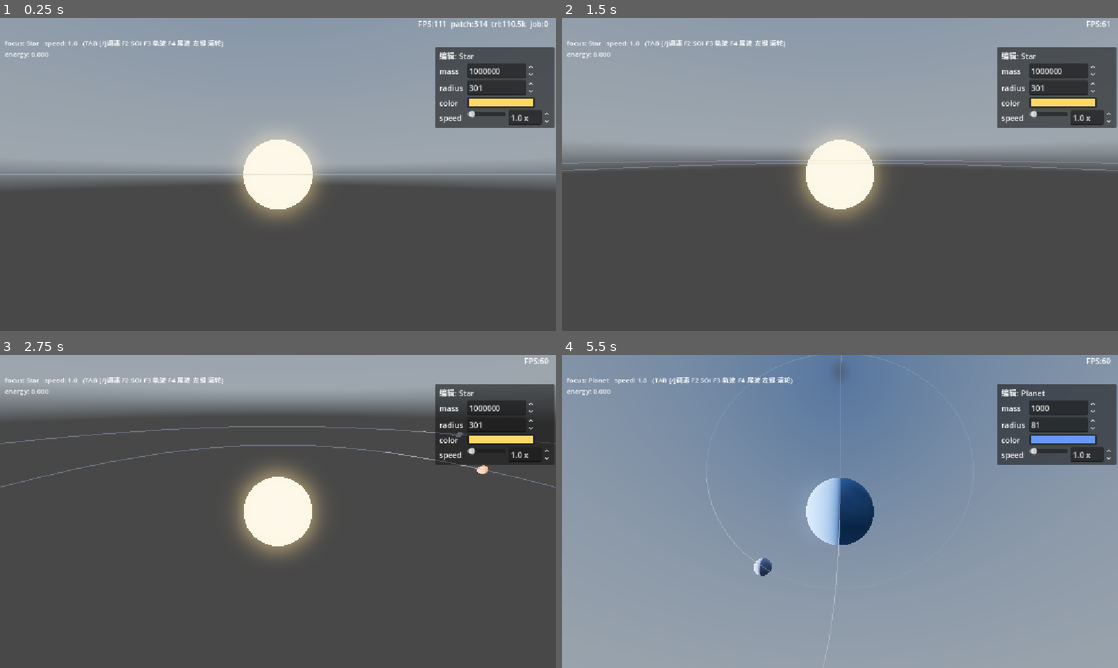
Above: before the commit, frames 1-4 (two rows, left to right).
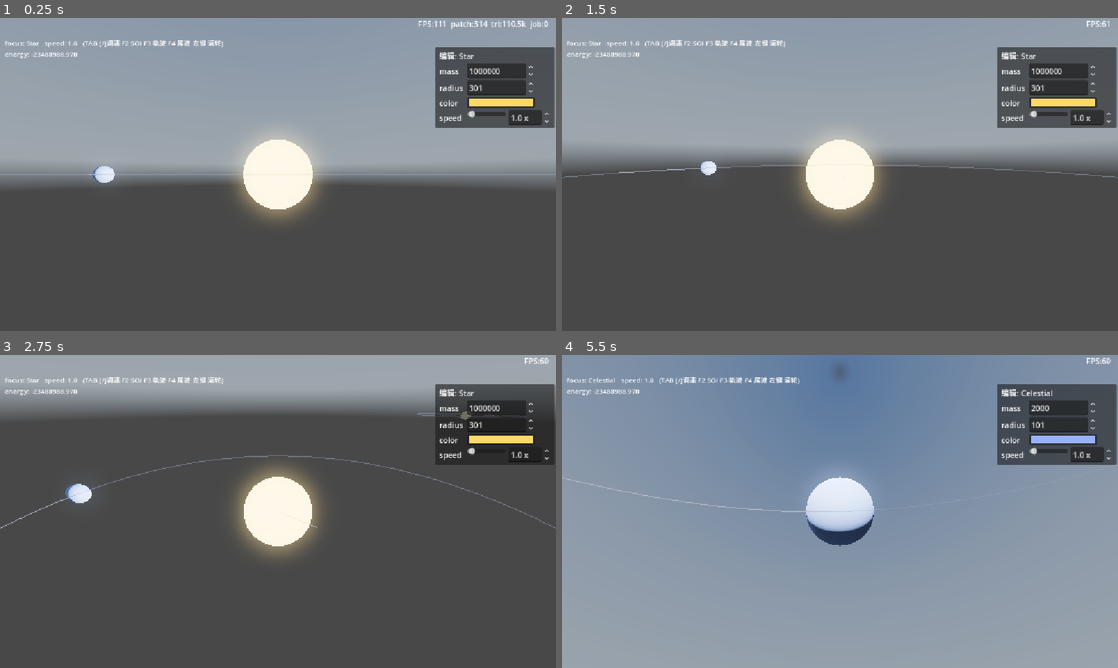
Above: after the commit, the same moments.

Repository: xiaobaibaix/stellar_era_godot
Game: Godot game, scene res://scenes/main.tscn
The game is run twice, just before and just after one commit, with the same random seed, the same clock (stepped at 60 frames per second) and the same inputs. A sky picture missing from this copy of the repository is replaced by a grey-blue gradient.
Inputs (mouse positions are in pixels of both pictures, inside the frame that each line leads up to):
- Up to frame 1 (0.25 s): no input
- Up to frame 2 (1.5 s): tap Enter at 0.5 s; move the mouse to (962, 158) at 0.52 s; hold D 0.53-1.25 s; hold Q 0.53-1.25 s; click (962, 158) at 0.67 s; tap Space at 0.77 s; drag from (728, 190) to (812, 237) at 1.27 s
- Up to frame 3 (2.75 s): move the mouse to (333, 442) at 2.02 s; hold D from 2.03 s (still down); tap Shift at 2.1 s
- Up to frame 4 (5.5 s): release D at 2.75 s; drag from (812, 574) to (673, 464) at 2.77 s; move the mouse to (1006, 558) at 3.52 s; hold A 3.53-4.25 s; tap Enter at 3.6 s; tap Space at 3.77 s; drag from (673, 464) to (756, 433) at 4.27 s; move the mouse to (867, 511) at 5.02 s; hold S from 5.03 s (still down); tap Tab at 5.1 s; click (867, 511) at 5.17 s

The runs differ from the first frame. In frame 1, 0.2% of the frame differs, in the area x 5-21%, y 10-53%; in frame 2, 1.0%; in frame 3, 1.3%; in frame 4, 2.9%, in the area x 0-96%, y 0-100%.

Commit message:
修复：运行时间久了以后产生甩出的问题

Diff:
--- a/celestial_system.gd
+++ b/celestial_system.gd
@@ -237,8 +237,12 @@
 	elif not child_systems.is_empty():
 		# 顶层"星系群": 无 dominant, 各 child_system 作质点 N 体互绕(互相制约; 双星 = N=2 特例)。
 		_init_cluster_physics()
+	# 每层 sim 都归零总动量 → 质心在局部原点静止(世界运动由 _bcx 沿父链传播)。
+	# 旧版只顶层归零, 子层(恒星系/行星系)sim 残留 add_orbiting 切向速度带来的质心动量,
+	# dominant(中心天体)被线性反推 → sim_speed 高时每帧漂移×sim_speed 放大, 长时间累积
+	# 整个子层飞散(看到的现象: 行星/卫星被越甩越远)。群层因是顶层本就归零, 故双星互绕正常。
+	sim.zero_momentum()
 	if parent_system == null:
-		sim.zero_momentum()
 		_hill_radius = _compute_top_boundary()
 
 
@@ -534,6 +538,12 @@
 	var cur: CelestialSystem = sub.parent_system
 	if cur == null or not cur.child_proxy.has(sub):
 		return null
+	# 有 dominant 的恒星系在顶层群(无 dominant)里是平等 N 体成员(双星/聚星), 互不捕获 → 归属群。
+	# 否则测"P(=sub.dominant 位)在兄弟恒星系 SOI 内"时, P 恰好落在该兄弟的 dominant(摄动源)上,
+	# _max_perturbation_ratio 因 dp2≈0 跳过该源 → η 被低估为 0 → 误判深度在内 → 把第二个恒星系
+	# reparent 进第一个。捕获只针对无 dominant 的 rogue 子系统(飞进某星 Hill 被收为行星系)。
+	if sub.dominant != null and cur.dominant == null:
+		return cur
 	var pb: Body = cur.child_proxy[sub]
 	var px: float = cur._bcx + pb.px
 	var py: float = cur._bcy + pb.py
@@ -654,9 +664,12 @@
 # 判定: 有 dominant 且非顶层的系统, 其子系统到 dominant 距离 > 本系统 Hill → 上抛到父。
 func _collect_initial_moves(sys: CelestialSystem, moves: Array) -> void:
 	if sys.dominant != null and sys.parent_system != null and sys._hill_radius > 0.0 and sys.dominant.body != null:
-		# 与 _escaped_from 一致: 逃逸目标是单成员空群(无 dominant, sys.hill≈0 无意义) → 不上抛。
+		# 父是顶层群(无 dominant) → sys 是群里的平等恒星系, 内部行星系作为封闭单元跟随,
+		# 不上抛到群层(与 _escaped_from 一致)。否则双星下 sys._hill_radius 是"群成员 Hill"
+		# (基于到群质心, ~5.9k), 小于行星轨道(~7.4k) → 行星系被误判出 Hill 搬到群层。
+		# 分层近似下群内恒星系不受伴星引力, 行星系稳定绕本星, 上抛反而错。
 		var par := sys.parent_system
-		if not (par.dominant == null and par.child_systems.size() <= 1):
+		if par.dominant != null:
 			for sub in sys.child_systems:
 				if not sys.child_proxy.has(sub):
 					continue
@@ -831,9 +844,10 @@
 	var parent: CelestialSystem = sys.parent_system
 	if parent == null:
 		return false   # 顶层不往上抛
-	# 逃逸目标是"无 dominant 的群": 仅当群是多体(>1 子系统)才有逃逸意义(双星 Roche lobe)。
-	# 单成员退化群(如空群包单恒星系, sys.hill≈0 无意义) → 不逃逸, 子天体留原系统, 避免震荡。
-	if parent.dominant == null and parent.child_systems.size() <= 1:
+	# 父是顶层群(无 dominant) → sys 是群里的平等恒星系, 其子天体/子系统作为封闭单元跟随,
+	# 不逃逸到群层(与 _collect_initial_moves 一致)。群成员 Hill 基于到群质心, 小于恒星间 Hill,
+	# 用它判逃逸会把正常行星系误判逃逸。分层近似下群内恒星系不受伴星引力 → 不会自然逃逸。
+	if parent.dominant == null:
 		return false
 	var hill: float = sys._hill_radius
 	if is_nan(hill) or hill <= 0.0:
--- a/scenes/main.tscn
+++ b/scenes/main.tscn
@@ -133,6 +133,28 @@
 
 [node name="CelestialSystem" parent="." unique_id=2094240379 instance=ExtResource("8_tipki")]
 
+[node name="CelestialSystem" parent="CelestialSystem" unique_id=2029073605 instance=ExtResource("8_tipki")]
+transform = Transform3D(1, 0, 0, 0, 1, 0, 0, 0, 1, -21367.557, 0, 0)
+
+[node name="OmniLight3D" type="OmniLight3D" parent="CelestialSystem/CelestialSystem" unique_id=763869859]
+light_energy = 3.0
+omni_range = 20000.0
+omni_attenuation = -0.1
+
+[node name="Star" parent="CelestialSystem/CelestialSystem" unique_id=1953598633 instance=ExtResource("9_cel")]
+mass = 1000000.0
+radius = 300.0
+type = "star"
+color = Color(1, 0.85, 0.4, 1)
+is_dominant = true
+
+[node name="CelestialSystem" parent="CelestialSystem/CelestialSystem" unique_id=1785284761 instance=ExtResource("8_tipki")]
+transform = Transform3D(1, 0, 0, 0, 1, 0, 0, 0, 1, -2088.998, 0, -462.1526)
+
+[node name="Celestial" parent="CelestialSystem/CelestialSystem/CelestialSystem" unique_id=1605655518 instance=ExtResource("9_cel")]
+mass = 2000.0
+radius = 100.0
+
 [node name="CelestialSystem1" parent="CelestialSystem" unique_id=422503284 node_paths=PackedStringArray("orbit_camera") instance=ExtResource("8_tipki")]
 orbit_camera = NodePath("../../Camera3D")
 
@@ -149,7 +171,7 @@
 omni_attenuation = -0.1
 
 [node name="PlanetSystem1" parent="CelestialSystem/CelestialSystem1" unique_id=512211728 instance=ExtResource("8_tipki")]
-transform = Transform3D(1, 0, 0, 0, 1, 0, 0, 0, 1, 7378.6934, 0, 0)
+transform = Transform3D(1, 0, 0, 0, 1, 0, 0, 0, 1, 3183.77, 0, 0)
 
 [node name="Planet" parent="CelestialSystem/CelestialSystem1/PlanetSystem1" unique_id=1378551634 instance=ExtResource("9_cel")]
 mass = 1000.0
@@ -158,13 +180,13 @@
 is_dominant = true
 
 [node name="MoonSystem" parent="CelestialSystem/CelestialSystem1/PlanetSystem1" unique_id=1486014465 instance=ExtResource("8_tipki")]
-transform = Transform3D(1, 0, 0, 0, 1, 0, 0, 0, 1, -299.78906, 0, 0)
+transform = Transform3D(1, 0, 0, 0, 1, 0, 0, 0, 1, -137.64624, 0, 0)
 
 [node name="Celestial" parent="CelestialSystem/CelestialSystem1/PlanetSystem1/MoonSystem" unique_id=916681004 instance=ExtResource("9_cel")]
 radius = 25.0
 
 [node name="PlanetSystem2" parent="CelestialSystem/CelestialSystem1" unique_id=689757741 instance=ExtResource("8_tipki")]
-transform = Transform3D(1, 0, 0, 0, 1, 0, 0, 0, 1, 3206.5518, 0, 0)
+transform = Transform3D(1, 0, 0, 0, 1, 0, 0, 0, 1, 1808.2476, 0, 0)
 
 [node name="Planet" parent="CelestialSystem/CelestialSystem1/PlanetSystem2" unique_id=769974027 instance=ExtResource("9_cel")]
 mass = 800.0
--- a/scripts/celestial/celestial_mesh.gd
+++ b/scripts/celestial/celestial_mesh.gd
@@ -34,5 +34,8 @@
 		light.name = "StarLight"
 		light.light_energy = 5.0
 		light.light_color = c.color
+		# 开阴影: 行星挡光 → 月亮进入本影锥变暗(月食)。两处 Star 处光源必须都开,
+		# 否则未开阴影的那个会用无阴影照明把月食效果冲掉。
+		light.shadow_enabled = true
 		mi.add_child(light)
 	return mi
